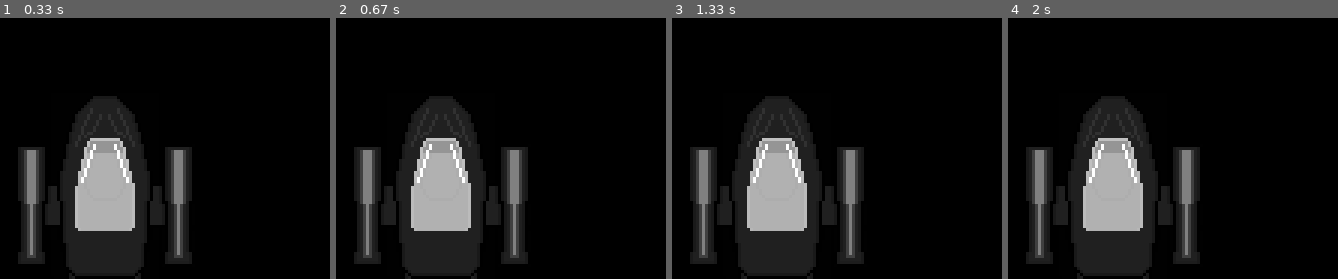
Above: before the commit, frames 1-4 (left to right).
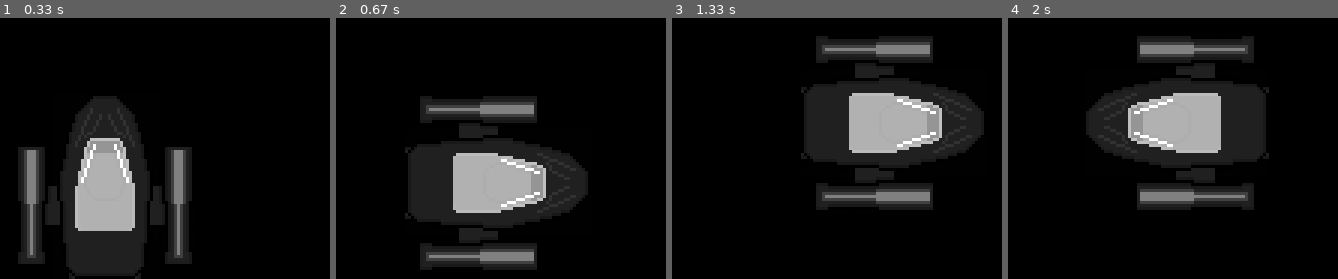
Above: after the commit, the same moments.

Repository: bawzboy/pygame_training
Game: pygame game, started from pygame_training.py
Same seed, same stepped clock (60 frames per second), same inputs: the game is played once before the commit and once after it.
Inputs:
- Up to frame 1 (0.33 s): no input
- Up to frame 2 (0.67 s): hold D from 0.33 s (still down)
- Up to frame 3 (1.33 s): release D at 0.8 s; hold W 0.83-1.13 s; hold D from 1.17 s (still down)
- Up to frame 4 (2 s): release D at 1.63 s; hold A from 1.67 s (still down)

Frame 1 is identical in both runs. In frame 2, 28% of the frame differs, in the area x 5-77%, y 29-100%; in frame 3, 43%, in the area x 5-95%, y 6-100%; in frame 4, 37%.

Commit message:
Player image rotates in moving direction

Diff:
--- a/pygame_training.py
+++ b/pygame_training.py
@@ -9,7 +9,11 @@
 
 # Player
 player_surf = pygame.image.load("graphics/player.png").convert_alpha()
-player_rect = player_surf.get_rect(midbottom = (400, 600))
+player_surf_up = pygame.image.load("graphics/player_up.png").convert_alpha()
+player_surf_down = pygame.image.load("graphics/player_down.png").convert_alpha()
+player_surf_left = pygame.image.load("graphics/player_left.png").convert_alpha()
+player_surf_right = pygame.image.load("graphics/player_right.png").convert_alpha()
+player_rect = player_surf_up.get_rect(midbottom = (400, 600))
 
 
 while True:
@@ -19,14 +23,18 @@
             exit()
 
         keys = pygame.key.get_pressed()
-        if keys[pygame.K_LEFT]:
+        if keys[pygame.K_a]:
             player_rect.x -= 10
-        if keys[pygame.K_RIGHT]:
+            player_surf = player_surf_left
+        if keys[pygame.K_d]:
             player_rect.x += 10
-        if keys[pygame.K_UP]:
+            player_surf = player_surf_right
+        if keys[pygame.K_w]:
             player_rect.y -= 10
-        if keys[pygame.K_DOWN]:
+            player_surf = player_surf_up
+        if keys[pygame.K_s]:
             player_rect.y += 10
+            player_surf = player_surf_down
 
 
     screen.fill("black")
